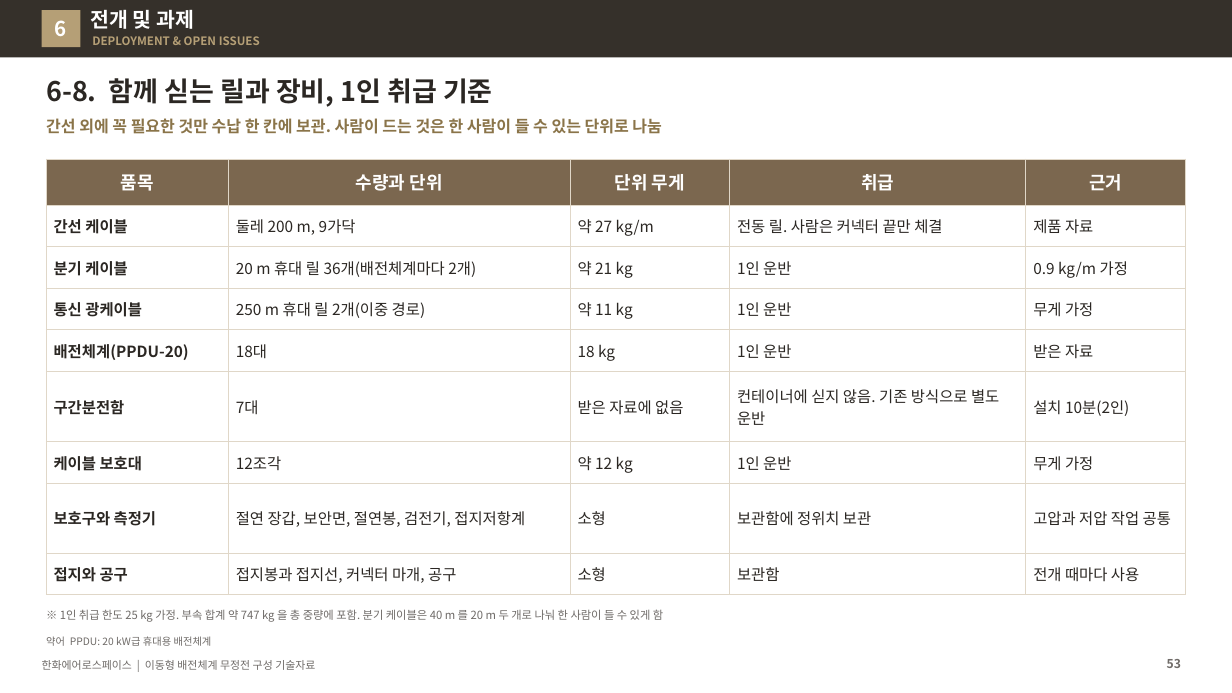
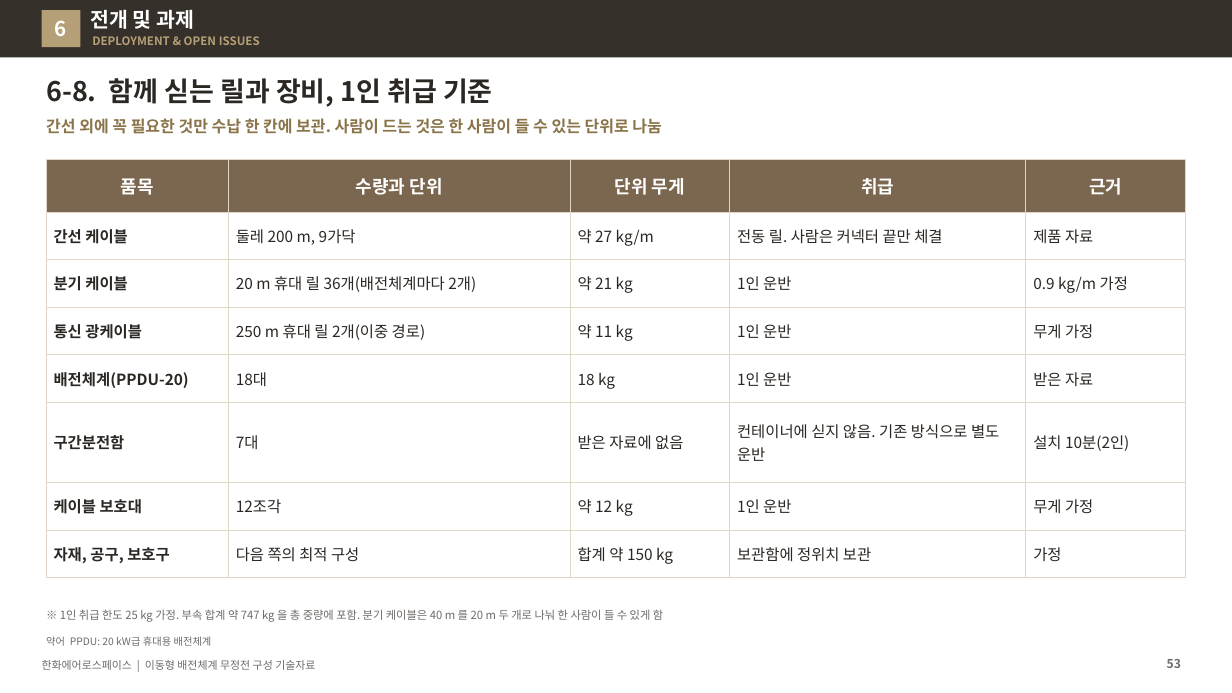
Before and after one commit to byunjd112-hue/headroom, a slide deck: slide 53 of mobile_ems/docs/out/IFPS_이동형배전체계_무정전구성_기술자료_Rev72.pptx. Drawn at 1232x693 pixels with LibreOffice and Linux fonts; fonts in the diff are those of the drawing. Boxes give left, top, right and bottom in pixels: in the first picture for what was removed or moved away, otherwise in the second. Text is boxed around its words. In the diff, an @@ line names an element or a change of style, - is before the commit and + after.

```diff
--- a/mobile_ems/docs/out/IFPS_이동형배전체계_무정전구성_기술자료_Rev72.pptx
+++ b/mobile_ems/docs/out/IFPS_이동형배전체계_무정전구성_기술자료_Rev72.pptx
@@ table at box(46, 159, 1187, 568) @@
-row 8: 보호구와 측정기 | 절연 장갑, 보안면, 절연봉, 검전기, 접지저항계 | 소형 | 보관함에 정위치 보관 | 고압과 저압 작업 공통
-row 9: 접지와 공구 | 접지봉과 접지선, 커넥터 마개, 공구 | 소형 | 보관함 | 전개 때마다 사용
+row 8: 자재, 공구, 보호구 | 다음 쪽의 최적 구성 | 합계 약 150 kg | 보관함에 정위치 보관 | 가정
```
Also in this commit, not shown: 5 other slides changed, 1 slide added, 2 other files.
